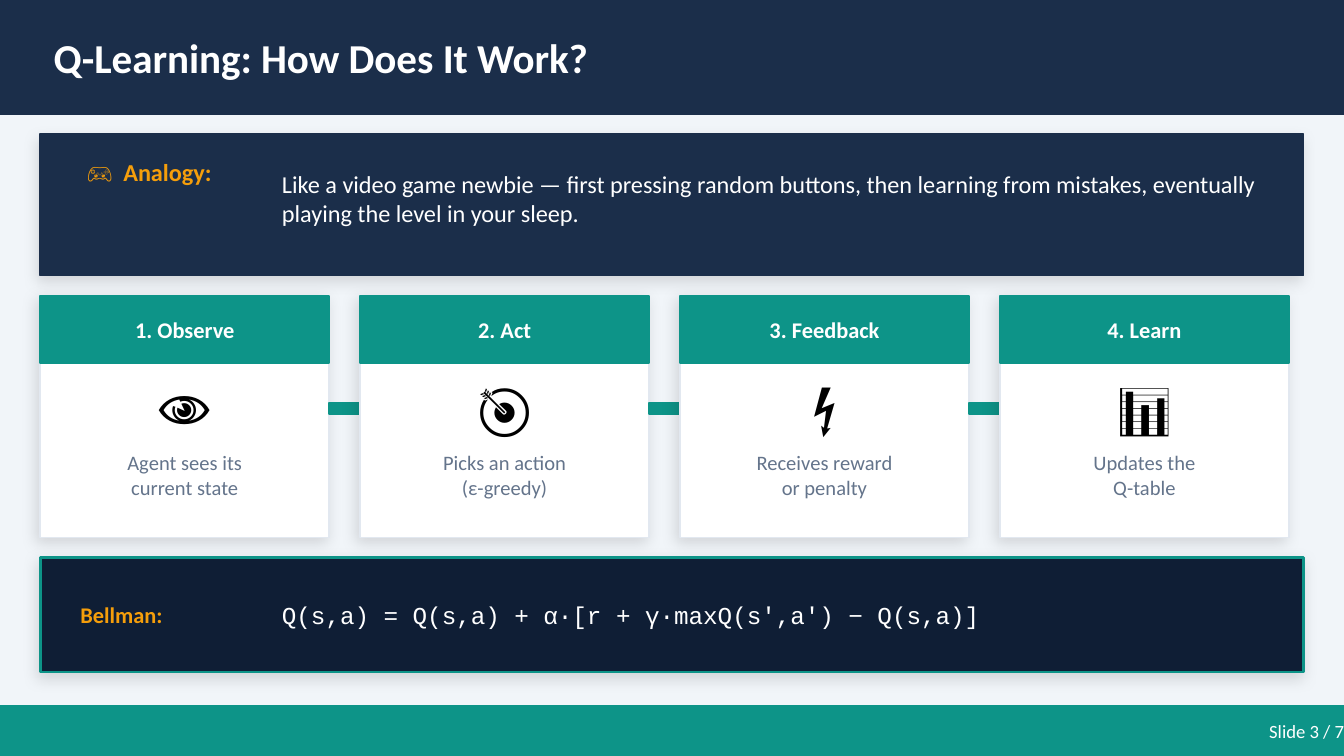
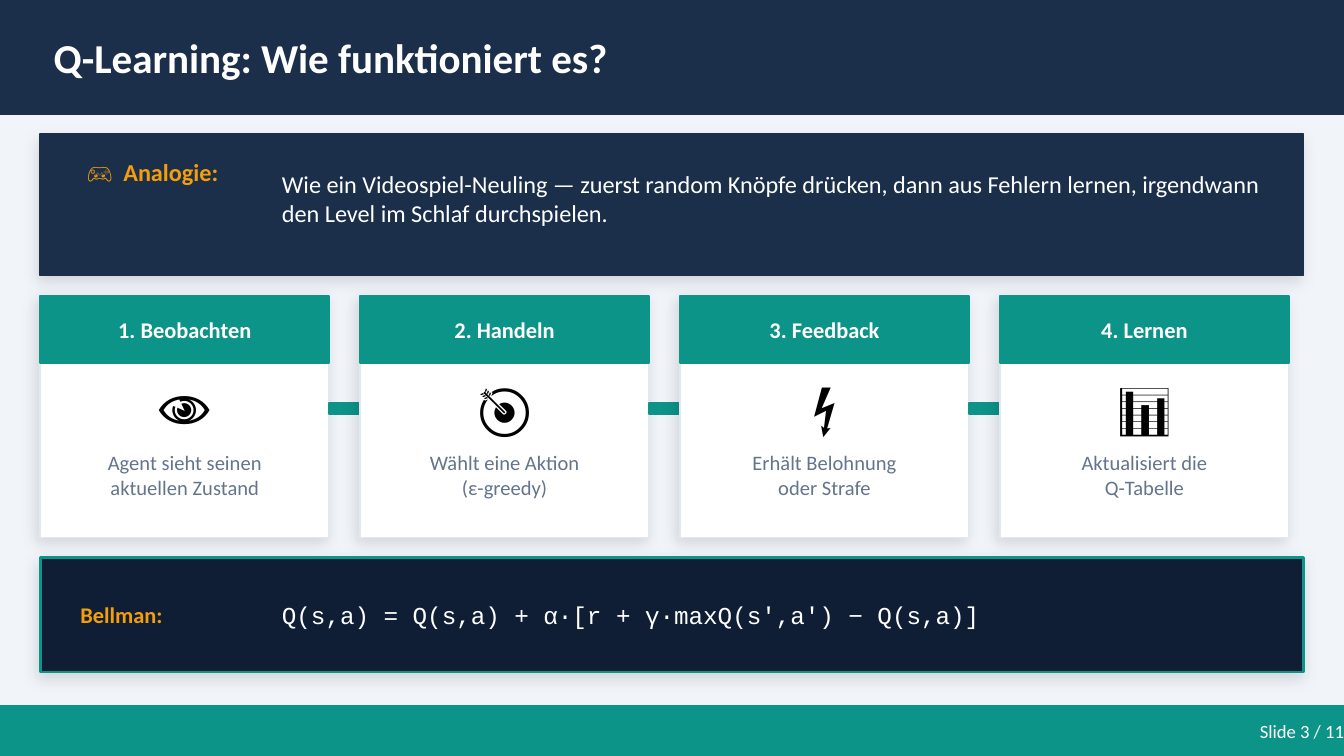
Before and after one commit to zeroKool1ne/mini-project-dsai-rl-implementation, a slide deck: slide 4 of RL_GridWorld_Presentation.pptx. Drawn at 1344x756 pixels with LibreOffice and Linux fonts; fonts in the diff are those of the drawing. Boxes give left, top, right and bottom in pixels: in the first picture for what was removed or moved away, otherwise in the second. Text is boxed around its words. In the diff, an @@ line names an element or a change of style, - is before the commit and + after.

```diff
--- a/RL_GridWorld_Presentation.pptx
+++ b/RL_GridWorld_Presentation.pptx
@@ text at [54, 44, 607, 80]: text changed @@
-Q-Learning: How Does It Work?
+Q-Learning: Wie funktioniert es?
@@ text at [123, 164, 218, 185]: text changed @@
-🎮 Analogy:
+🎮 Analogie:
@@ text at [282, 176, 1258, 226]: text changed @@
-Like a video game newbie — first pressing random buttons, then learning from mistakes, eventually playing the level in your sleep.
+Wie ein Videospiel-Neuling — zuerst random Knöpfe drücken, dann aus Fehlern lernen, irgendwann den Level im Schlaf durchspielen.
@@ text at [118, 322, 252, 338]: text changed @@
-1. Observe
+1. Beobachten
@@ text at [454, 322, 555, 338]: text changed @@
-2. Act
+2. Handeln
@@ text at [1101, 323, 1188, 338]: text changed @@
-4. Learn
+4. Lernen
@@ text at [108, 456, 262, 495]: text changed @@
-Agent sees its
-current state
+Agent sieht seinen
+aktuellen Zustand
@@ text at [430, 456, 579, 470]: text changed @@
-Picks an action
+Wählt eine Aktion
@@ text at [752, 456, 896, 495]: text changed @@
-Receives reward
-or penalty
+Erhält Belohnung
+oder Strafe
@@ text at [1082, 456, 1207, 498]: text changed @@
-Updates the
-Q-table
+Aktualisiert die
+Q-Tabelle
@@ text at [1260, 725, 1344, 738]: text changed @@
-Slide 3 / 7
+Slide 3 / 11
```
Also in this commit, not shown: 6 other slides changed, 4 slides added, 1 other file.
